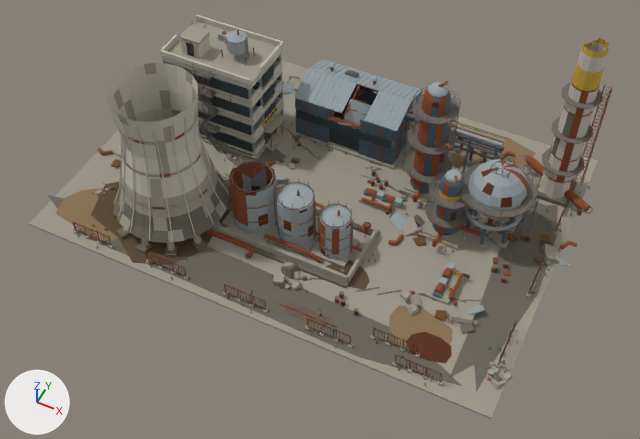
Two versions of the FBX model pirate-crew/Assets/Art/Models/WorldKit/ChemPlant/ChemPlant_Level.fbx, one commit apart.
Both versions are drawn from a 50 mm lens placed at (39.3, -79.5, 93.0), pointed at (3.9, -8.6, 4.3). Every picture has the same lights, and +X, +Y and +Z are marked at lower left. The first picture is the older version. Vertices at exactly the same position are counted once.

Script lines for the objects in view, before the commit:
```python
ob_chemplant_level = bpy.data.objects.new('ChemPlant_Level', me_chemplant_level)
ob_chemplant_level.location = (0.0, 0.0, 0.0)
```
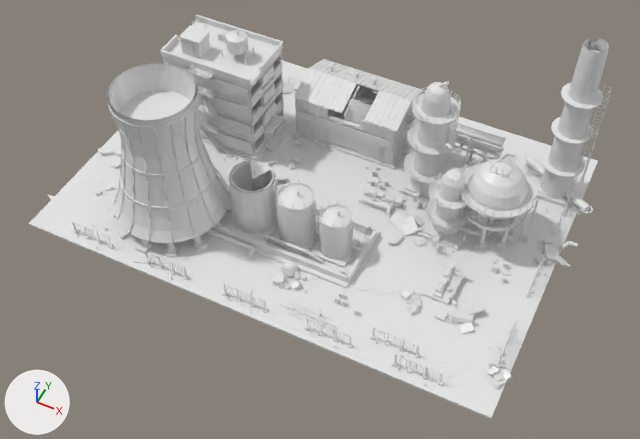
Location of each change, [x1, y1, x2, y2] in pixels of the pictures (640 x 439 px):
'ChemPlant_Level', recoloured, surface changed, reshaped (grey to white)
    both: [29, 15, 612, 419]
part 1 of me_chemplant_level, deleted
    before: [426, 106, 538, 228]
part 2 of me_chemplant_level, built on
    before: [106, 42, 591, 259]
    after: [106, 38, 609, 259]

Patch to the scene script:
```diff
--- a/pirate-crew/Assets/Art/Models/WorldKit/ChemPlant/ChemPlant_Level.fbx.py
+++ b/pirate-crew/Assets/Art/Models/WorldKit/ChemPlant/ChemPlant_Level.fbx.py
@@ mat_kit_concretedark @@
 mat_kit_concretedark = principled_material('Kit_ConcreteDark')
-mat_kit_concretedark.base_color = (0.147, 0.133, 0.107)  # dark grey #6b665c
+mat_kit_concretedark.base_color = (0.8, 0.8, 0.8)  # white #e7e7e7
 mat_kit_concretedark.roughness = 1.0
@@ mat_kit_concretelight @@
 mat_kit_concretelight = principled_material('Kit_ConcreteLight')
-mat_kit_concretelight.base_color = (0.565, 0.533, 0.456)  # light grey #c6c1b4
+mat_kit_concretelight.base_color = (0.8, 0.8, 0.8)  # white #e7e7e7
 mat_kit_concretelight.roughness = 1.0
@@ mat_kit_concretemid @@
 mat_kit_concretemid = principled_material('Kit_ConcreteMid')
-mat_kit_concretemid.base_color = (0.342, 0.314, 0.254)  # grey #9e988a
+mat_kit_concretemid.base_color = (0.8, 0.8, 0.8)  # white #e7e7e7
 mat_kit_concretemid.roughness = 1.0
@@ mat_kit_glassdark @@
 mat_kit_glassdark = principled_material('Kit_GlassDark')
-mat_kit_glassdark.base_color = (0.0273, 0.0423, 0.0482)  # greyish cyan #2e3a3e
+mat_kit_glassdark.base_color = (0.8, 0.8, 0.8)  # white #e7e7e7
 mat_kit_glassdark.roughness = 1.0
@@ mat_kit_iron @@
 mat_kit_iron = principled_material('Kit_Iron')
-mat_kit_iron.base_color = (0.156, 0.144, 0.125)  # dark grey #6e6a63
+mat_kit_iron.base_color = (0.8, 0.8, 0.8)  # white #e7e7e7
 mat_kit_iron.roughness = 1.0
@@ mat_kit_paintyellow @@
 mat_kit_paintyellow = principled_material('Kit_PaintYellow')
-mat_kit_paintyellow.base_color = (0.584, 0.381, 0.0452)  # yellow #c9a63c
+mat_kit_paintyellow.base_color = (0.8, 0.8, 0.8)  # white #e7e7e7
 mat_kit_paintyellow.roughness = 1.0
@@ mat_kit_rust @@
 mat_kit_rust = principled_material('Kit_Rust')
-mat_kit_rust.base_color = (0.262, 0.0685, 0.0212)  # brown #8c4a28
-mat_kit_rust.roughness = 1.0
+mat_kit_rust.base_color = (0.8, 0.8, 0.8)  # white #e7e7e7
+mat_kit_rust.roughness = 0.4
@@ mat_kit_rustdark @@
 mat_kit_rustdark = principled_material('Kit_RustDark')
-mat_kit_rustdark.base_color = (0.102, 0.0284, 0.0103)  # brown #5a2f1a
-mat_kit_rustdark.roughness = 1.0
+mat_kit_rustdark.base_color = (0.8, 0.8, 0.8)  # white #e7e7e7
+mat_kit_rustdark.roughness = 0.4
@@ mat_kit_sanddark @@
 mat_kit_sanddark = principled_material('Kit_SandDark')
-mat_kit_sanddark.base_color = (0.258, 0.171, 0.0908)  # brown #8b7355
-mat_kit_sanddark.roughness = 1.0
+mat_kit_sanddark.base_color = (0.8, 0.8, 0.8)  # white #e7e7e7
+mat_kit_sanddark.roughness = 0.4
@@ mat_kit_steelblue @@
 mat_kit_steelblue = principled_material('Kit_SteelBlue')
-mat_kit_steelblue.base_color = (0.0762, 0.122, 0.162)  # dark blue #4e6270
-mat_kit_steelblue.roughness = 1.0
+mat_kit_steelblue.base_color = (0.8, 0.8, 0.8)  # white #e7e7e7
+mat_kit_steelblue.roughness = 0.4
@@ mat_kit_steelpale @@
 mat_kit_steelpale = principled_material('Kit_SteelPale')
-mat_kit_steelpale.base_color = (0.314, 0.361, 0.381)  # grey #98a2a6
-mat_kit_steelpale.roughness = 1.0
+mat_kit_steelpale.base_color = (0.8, 0.8, 0.8)  # white #e7e7e7
+mat_kit_steelpale.roughness = 0.4
@@ mat_kit_wetsand @@
 mat_kit_wetsand = principled_material('Kit_WetSand')
-mat_kit_wetsand.base_color = (0.107, 0.0685, 0.0343)  # brown #5c4a34
-mat_kit_wetsand.roughness = 1.0
+mat_kit_wetsand.base_color = (0.8, 0.8, 0.8)  # white #e7e7e7
+mat_kit_wetsand.roughness = 0.4
@@ mat_kit_wooddark @@
 mat_kit_wooddark = principled_material('Kit_WoodDark')
-mat_kit_wooddark.base_color = (0.147, 0.0723, 0.0212)  # brown #6b4c28
-mat_kit_wooddark.roughness = 1.0
+mat_kit_wooddark.base_color = (0.8, 0.8, 0.8)  # white #e7e7e7
+mat_kit_wooddark.roughness = 0.4
@@ me_chemplant_level @@
-me_chemplant_level.from_pydata(...)  # 37037 vertices, 30554 faces; spans x -35.2..36.0, y -24.0..24.2, z -0.7..26.0
+me_chemplant_level.from_pydata(...)  # 40428 vertices, 33303 faces; spans x -35.2..36.0, y -24.0..24.2, z -0.7..26.0
+# me_chemplant_level part 1: 26 loose pieces with 216 vertices, spanning x 15.7..28.8, y -1.6..9.1, z 3.7..16.1, are deleted
+# me_chemplant_level part 2: 104 vertices moved within x -23.5..21.6, y -19.7..14.9, z 2.7..20.7; 1457 vertices removed from x -24.7..28.8, y -20.7..15.8, z 0.4..24.5; 5064 vertices added at x -25.0..32.9, y -21.0..17.9, z 0.4..26.0
+# other edits to the shape of me_chemplant_level do not show in these pictures
 me_chemplant_level.materials.append(mat_kit_brass)
```
